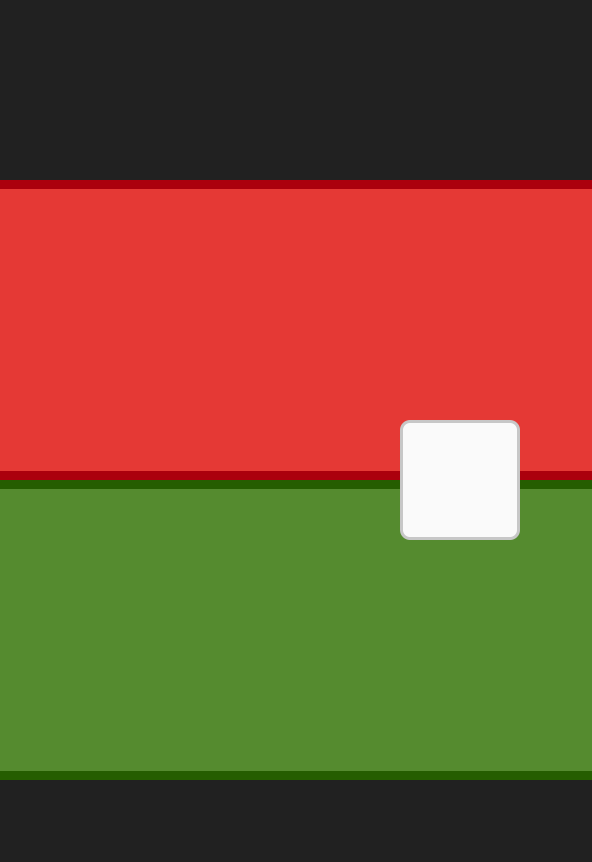
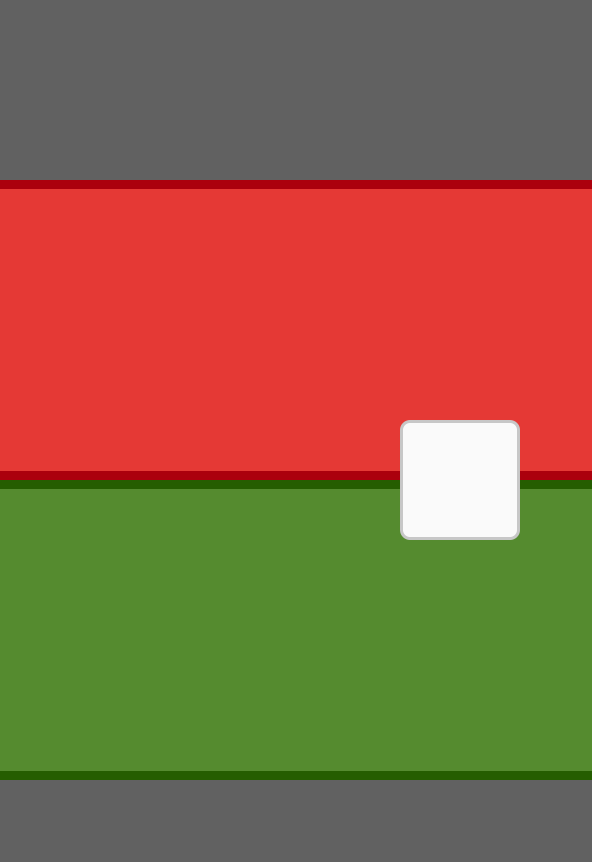
Layers edited between the first and the second 592 × 862 image:
painted on "Background" over [0, 0, 592, 862]
